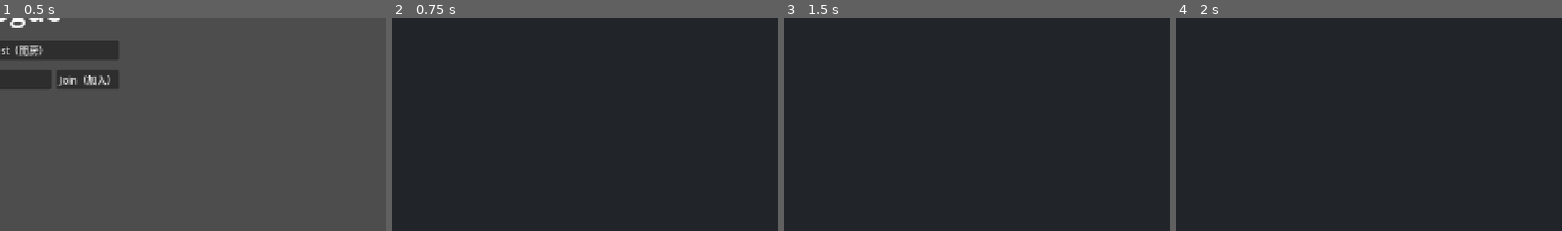
Above: before the commit, frames 1-4 (left to right).
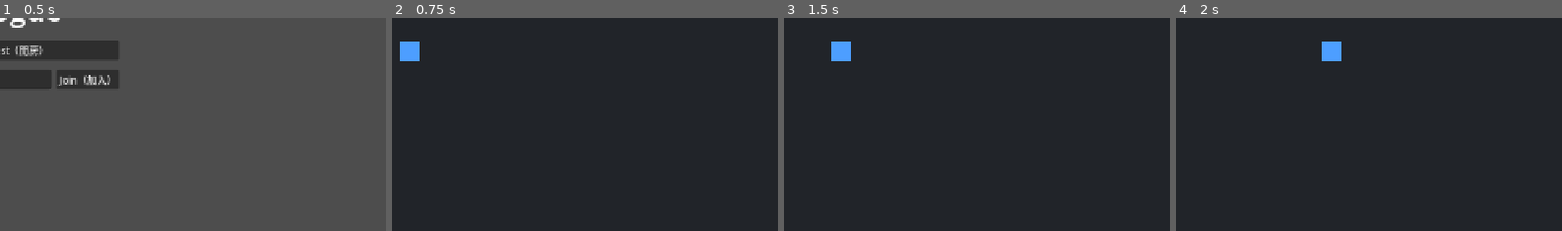
Above: after the commit, the same moments.

Repository: dijkstra1115/Rogue
Game: Godot game, scene res://main.tscn
Same seed, same stepped clock (60 frames per second), same inputs: the game is played once before the commit and once after it.
Inputs (mouse positions are % of the whole screen's width and height, from its top left):
- Up to frame 1 (0.5 s): no input
- Up to frame 2 (0.75 s): click "Host（開房）" at 0.5 s
- Up to frame 3 (1.5 s): tap Enter at 1.25 s; move the mouse to (73, 47) at 1.27 s; hold D (move_right, bound only after the commit) from 1.28 s (still down); hold E (interact, bound only after the commit) from 1.28 s (still down)
- Up to frame 4 (2 s): keep holding D (move_right, bound only after the commit); keep holding E (interact, bound only after the commit); click (73, 47) at 1.55 s
The pictures show only the part of the screen within x 49-99%, y 44-94%; the shares and areas given below are measured in that part.

Frame 1 is identical in both runs. In frame 2, 0.5% of the frame differs, in the area x 2-8%, y 11-21%; in frame 3, 0.5%; in frame 4, 0.5%.

Commit message:
M1 步驟 2：InputFrame 輸入抽象層與單機移動
- core/input_frame.gd：輸入快照 + dict 序列化（按鍵壓 bitmask）
- client/local_input.gd：唯一讀輸入裝置的地方
- sim/player_sim.gd：純函式移動模擬（伺服器與預測將共用）
- sim/game_world.gd：Dictionary[peer_id] 玩家管理、每 tick 消化輸入
- core/session.gd：static 啟動資訊（--server / --join）
- tests/test_player_sim.gd：序列化往返、速度、斜走、夾牆、確定性

Co-Authored-By: Claude Fable 5 <noreply@anthropic.com>

Diff:
--- /dev/null
+++ b/client/local_input.gd
@@ -0,0 +1,35 @@
+## 本地輸入來源：整個專案「唯一」允許讀鍵盤／滑鼠／手把的地方（核心原則 3）。
+##
+## 每 tick 呼叫一次 capture()，把當下的裝置狀態拍成一張 InputFrame。
+## 模擬層拿到的永遠是 InputFrame，不知道它來自哪裡。
+class_name LocalInput
+extends RefCounted
+
+## 右搖桿要推超過這個量才算在瞄準（否則用滑鼠方向）
+const AIM_STICK_DEADZONE := 0.3
+
+
+## world：用來取得滑鼠的世界座標；player_pos：算滑鼠瞄準方向的原點。
+static func capture(tick: int, world: Node2D, player_pos: Vector2) -> InputFrame:
+	var frame := InputFrame.new()
+	frame.tick = tick
+	frame.move = Input.get_vector("move_left", "move_right", "move_up", "move_down")
+
+	# 瞄準：右搖桿優先；沒推的話用「玩家 → 滑鼠」的方向
+	var stick := Vector2(
+		Input.get_joy_axis(0, JOY_AXIS_RIGHT_X),
+		Input.get_joy_axis(0, JOY_AXIS_RIGHT_Y)
+	)
+	if stick.length() > AIM_STICK_DEADZONE:
+		frame.aim = stick.normalized()
+	else:
+		var to_mouse := world.get_global_mouse_position() - player_pos
+		if to_mouse.length() > 1.0:
+			frame.aim = to_mouse.normalized()
+
+	frame.primary = Input.is_action_pressed("primary")
+	frame.secondary = Input.is_action_pressed("secondary")
+	frame.utility = Input.is_action_pressed("utility")
+	frame.special = Input.is_action_pressed("special")
+	frame.interact = Input.is_action_pressed("interact")
+	return frame
--- /dev/null
+++ b/core/input_frame.gd
@@ -0,0 +1,62 @@
+## 單一 tick 的玩家輸入快照——輸入抽象層（核心原則 3）。
+##
+## 角色的模擬函式只接受 InputFrame，對輸入來源一無所知。
+## 來源可以是：本地鍵盤／手把（LocalInput）、網路封包（步驟 3 起）、未來的 AI。
+##
+## 欄位刻意用通用名稱（primary/secondary/utility/special），不用 attack/dodge
+## 這種綁定特定動作的名字——三個職業的技能內容完全不同。
+class_name InputFrame
+extends RefCounted
+
+## 這份輸入屬於哪個 tick（時間單位一律是 tick 編號，不用秒數）
+var tick: int = 0
+
+## 移動方向，長度 0～1（搖桿可以推一半）
+var move: Vector2 = Vector2.ZERO
+
+## 瞄準方向（單位向量），M2 的攻擊會用到
+var aim: Vector2 = Vector2.RIGHT
+
+var primary: bool = false
+var secondary: bool = false
+var utility: bool = false
+var special: bool = false
+var interact: bool = false
+
+## 網路傳輸時，五個按鍵壓成一個 bitmask 整數，省頻寬
+const BIT_PRIMARY := 1
+const BIT_SECONDARY := 2
+const BIT_UTILITY := 4
+const BIT_SPECIAL := 8
+const BIT_INTERACT := 16
+
+
+## 序列化成 Dictionary（給 RPC 用）。key 刻意取短，減少封包大小。
+func to_dict() -> Dictionary:
+	var buttons: int = 0
+	if primary:
+		buttons |= BIT_PRIMARY
+	if secondary:
+		buttons |= BIT_SECONDARY
+	if utility:
+		buttons |= BIT_UTILITY
+	if special:
+		buttons |= BIT_SPECIAL
+	if interact:
+		buttons |= BIT_INTERACT
+	return {"t": tick, "m": move, "a": aim, "b": buttons}
+
+
+## 從 Dictionary 還原（收到 RPC 時用）。缺欄位時給安全預設值，不炸。
+static func from_dict(data: Dictionary) -> InputFrame:
+	var frame := InputFrame.new()
+	frame.tick = data.get("t", 0)
+	frame.move = data.get("m", Vector2.ZERO)
+	frame.aim = data.get("a", Vector2.RIGHT)
+	var buttons: int = data.get("b", 0)
+	frame.primary = buttons & BIT_PRIMARY != 0
+	frame.secondary = buttons & BIT_SECONDARY != 0
+	frame.utility = buttons & BIT_UTILITY != 0
+	frame.special = buttons & BIT_SPECIAL != 0
+	frame.interact = buttons & BIT_INTERACT != 0
+	return frame
--- /dev/null
+++ b/core/session.gd
@@ -0,0 +1,15 @@
+## 跨場景的啟動資訊（static var，整個程序存活期間有效）。
+##
+## main.gd 在啟動時寫入，之後任何場景（例如 arena 的 game_world）
+## 都從這裡查詢執行模式，不必重複解析命令列或 feature。
+##
+## 刻意用 static var 而不是 autoload：不依賴場景樹，
+## headless 測試（--script 模式）也能正常編譯與使用。
+class_name Session
+extends RefCounted
+
+## 是否為專用伺服器模式（匯出帶 dedicated_server feature，或命令列 --server）
+static var is_dedicated_server: bool = false
+
+## --join <ip> 啟動參數（空字串代表沒有指定）
+static var join_ip: String = ""
--- a/main.gd
+++ b/main.gd
@@ -17,8 +17,12 @@
 func _ready() -> void:
 	_parse_user_args()
 
+	# 把模式寫進 Session（static），讓之後的場景不必重複判斷
+	Session.is_dedicated_server = OS.has_feature("dedicated_server") or wants_server
+	Session.join_ip = join_ip
+
 	# 分岔：專用伺服器模式（headless，不顯示選單、不生成本地玩家）
-	if OS.has_feature("dedicated_server") or wants_server:
+	if Session.is_dedicated_server:
 		_start_dedicated_server()
 		return
 
--- a/project.godot
+++ b/project.godot
@@ -16,6 +16,67 @@
 window/stretch/mode="canvas_items"
 window/stretch/aspect="keep"
 
+[input]
+
+move_left={
+"deadzone": 0.2,
+"events": [Object(InputEventKey,"resource_local_to_scene":false,"resource_name":"","device":-1,"window_id":0,"alt_pressed":false,"shift_pressed":false,"ctrl_pressed":false,"meta_pressed":false,"pressed":false,"keycode":0,"physical_keycode":65,"key_label":0,"unicode":0,"location":0,"echo":false,"script":null)
+, Object(InputEventKey,"resource_local_to_scene":false,"resource_name":"","device":-1,"window_id":0,"alt_pressed":false,"shift_pressed":false,"ctrl_pressed":false,"meta_pressed":false,"pressed":false,"keycode":0,"physical_keycode":4194319,"key_label":0,"unicode":0,"location":0,"echo":false,"script":null)
+, Object(InputEventJoypadMotion,"resource_local_to_scene":false,"resource_name":"","device":-1,"axis":0,"axis_value":-1.0,"script":null)
+]
+}
+move_right={
+"deadzone": 0.2,
+"events": [Object(InputEventKey,"resource_local_to_scene":false,"resource_name":"","device":-1,"window_id":0,"alt_pressed":false,"shift_pressed":false,"ctrl_pressed":false,"meta_pressed":false,"pressed":false,"keycode":0,"physical_keycode":68,"key_label":0,"unicode":0,"location":0,"echo":false,"script":null)
+, Object(InputEventKey,"resource_local_to_scene":false,"resource_name":"","device":-1,"window_id":0,"alt_pressed":false,"shift_pressed":false,"ctrl_pressed":false,"meta_pressed":false,"pressed":false,"keycode":0,"physical_keycode":4194321,"key_label":0,"unicode":0,"location":0,"echo":false,"script":null)
+, Object(InputEventJoypadMotion,"resource_local_to_scene":false,"resource_name":"","device":-1,"axis":0,"axis_value":1.0,"script":null)
+]
+}
+move_up={
+"deadzone": 0.2,
+"events": [Object(InputEventKey,"resource_local_to_scene":false,"resource_name":"","device":-1,"window_id":0,"alt_pressed":false,"shift_pressed":false,"ctrl_pressed":false,"meta_pressed":false,"pressed":false,"keycode":0,"physical_keycode":87,"key_label":0,"unicode":0,"location":0,"echo":false,"script":null)
+, Object(InputEventKey,"resource_local_to_scene":false,"resource_name":"","device":-1,"window_id":0,"alt_pressed":false,"shift_pressed":false,"ctrl_pressed":false,"meta_pressed":false,"pressed":false,"keycode":0,"physical_keycode":4194320,"key_label":0,"unicode":0,"location":0,"echo":false,"script":null)
+, Object(InputEventJoypadMotion,"resource_local_to_scene":false,"resource_name":"","device":-1,"axis":1,"axis_value":-1.0,"script":null)
+]
+}
+move_down={
+"deadzone": 0.2,
+"events": [Object(InputEventKey,"resource_local_to_scene":false,"resource_name":"","device":-1,"window_id":0,"alt_pressed":false,"shift_pressed":false,"ctrl_pressed":false,"meta_pressed":false,"pressed":false,"keycode":0,"physical_keycode":83,"key_label":0,"unicode":0,"location":0,"echo":false,"script":null)
+, Object(InputEventKey,"resource_local_to_scene":false,"resource_name":"","device":-1,"window_id":0,"alt_pressed":false,"shift_pressed":false,"ctrl_pressed":false,"meta_pressed":false,"pressed":false,"keycode":0,"physical_keycode":4194322,"key_label":0,"unicode":0,"location":0,"echo":false,"script":null)
+, Object(InputEventJoypadMotion,"resource_local_to_scene":false,"resource_name":"","device":-1,"axis":1,"axis_value":1.0,"script":null)
+]
+}
+primary={
+"deadzone": 0.5,
+"events": [Object(InputEventMouseButton,"resource_local_to_scene":false,"resource_name":"","device":-1,"window_id":0,"alt_pressed":false,"shift_pressed":false,"ctrl_pressed":false,"meta_pressed":false,"button_mask":0,"position":Vector2(0, 0),"global_position":Vector2(0, 0),"factor":1.0,"button_index":1,"canceled":false,"pressed":false,"double_click":false,"script":null)
+, Object(InputEventJoypadButton,"resource_local_to_scene":false,"resource_name":"","device":-1,"button_index":2,"pressure":0.0,"pressed":false,"script":null)
+]
+}
+secondary={
+"deadzone": 0.5,
+"events": [Object(InputEventMouseButton,"resource_local_to_scene":false,"resource_name":"","device":-1,"window_id":0,"alt_pressed":false,"shift_pressed":false,"ctrl_pressed":false,"meta_pressed":false,"button_mask":0,"position":Vector2(0, 0),"global_position":Vector2(0, 0),"factor":1.0,"button_index":2,"canceled":false,"pressed":false,"double_click":false,"script":null)
+, Object(InputEventJoypadButton,"resource_local_to_scene":false,"resource_name":"","device":-1,"button_index":3,"pressure":0.0,"pressed":false,"script":null)
+]
+}
+utility={
+"deadzone": 0.5,
+"events": [Object(InputEventKey,"resource_local_to_scene":false,"resource_name":"","device":-1,"window_id":0,"alt_pressed":false,"shift_pressed":false,"ctrl_pressed":false,"meta_pressed":false,"pressed":false,"keycode":0,"physical_keycode":32,"key_label":0,"unicode":0,"location":0,"echo":false,"script":null)
+, Object(InputEventJoypadButton,"resource_local_to_scene":false,"resource_name":"","device":-1,"button_index":0,"pressure":0.0,"pressed":false,"script":null)
+]
+}
+special={
+"deadzone": 0.5,
+"events": [Object(InputEventKey,"resource_local_to_scene":false,"resource_name":"","device":-1,"window_id":0,"alt_pressed":false,"shift_pressed":false,"ctrl_pressed":false,"meta_pressed":false,"pressed":false,"keycode":0,"physical_keycode":81,"key_label":0,"unicode":0,"location":0,"echo":false,"script":null)
+, Object(InputEventJoypadButton,"resource_local_to_scene":false,"resource_name":"","device":-1,"button_index":1,"pressure":0.0,"pressed":false,"script":null)
+]
+}
+interact={
+"deadzone": 0.5,
+"events": [Object(InputEventKey,"resource_local_to_scene":false,"resource_name":"","device":-1,"window_id":0,"alt_pressed":false,"shift_pressed":false,"ctrl_pressed":false,"meta_pressed":false,"pressed":false,"keycode":0,"physical_keycode":69,"key_label":0,"unicode":0,"location":0,"echo":false,"script":null)
+, Object(InputEventJoypadButton,"resource_local_to_scene":false,"resource_name":"","device":-1,"button_index":10,"pressure":0.0,"pressed":false,"script":null)
+]
+}
+
 [physics]
 
 common/physics_ticks_per_second=60
--- /dev/null
+++ b/scenes/player.tscn
@@ -0,0 +1,10 @@
+[gd_scene format=3]
+
+[node name="Player" type="Node2D"]
+
+[node name="Body" type="ColorRect" parent="."]
+offset_left = -16.0
+offset_top = -16.0
+offset_right = 16.0
+offset_bottom = 16.0
+color = Color(0.3, 0.62, 1, 1)
--- a/sim/game_world.gd
+++ b/sim/game_world.gd
@@ -3,15 +3,40 @@
 ## 核心原則 1（固定 tick）的實作位置：
 ##   - 所有遊戲邏輯都在 _physics_process（60Hz）裡推進
 ##   - 時間單位一律用 tick 編號，絕不用秒數或 delta
-##   - _process 只做視覺呈現（插值、UI），不碰遊戲邏輯
+##   - _process 只做視覺呈現（UI、之後的插值），不碰遊戲邏輯
 ##
-## 之後的步驟會在這裡加入：玩家 Dictionary[peer_id]、輸入消化、狀態廣播。
+## 玩家一律放在以 peer_id 為 key 的 Dictionary（核心原則 4）。
+## 步驟 2 只有本機一位玩家（peer_id = 1）；步驟 3 起遠端玩家會加進同一個 Dictionary。
 extends Node2D
+
+const PLAYER_SCENE := preload("res://scenes/player.tscn")
+
+## ENet 慣例：伺服器（房主）的 peer_id 固定是 1
+const HOST_PEER_ID := 1
+
+## 可活動範圍（地板的矩形）。M4 做房間系統時改由房間提供。
+const ARENA_BOUNDS := Rect2(40, 40, 1200, 640)
+
+## 預設移動速度（像素/秒）。這是「初始值」，放進每位玩家的狀態裡，
+## M3 的 modifier 會動態改寫個別玩家的屬性，所以不能當常數用。
+const DEFAULT_MOVE_SPEED := 320.0
 
 ## 目前的 tick 編號。開場為 0，每個 physics frame +1。
 var current_tick: int = 0
 
+## peer_id -> 模擬狀態（pos、move_speed...）。模擬層只碰這個，不碰節點。
+var player_states: Dictionary = {}
+
+## peer_id -> 場景節點（表現層）。位置永遠是從模擬狀態抄過去的。
+var player_nodes: Dictionary = {}
+
 @onready var tick_label: Label = %TickLabel
+
+
+func _ready() -> void:
+	# 專用伺服器沒有本地玩家；一般客戶端生成自己（步驟 3 起改用真正的 peer_id）
+	if not Session.is_dedicated_server:
+		_spawn_player(HOST_PEER_ID)
 
 
 func _physics_process(_delta: float) -> void:
@@ -19,9 +44,32 @@
 	_simulate_tick(current_tick)
 
 
-## 每 tick 的模擬入口。步驟 2 起：消化 InputFrame、移動玩家。
-func _simulate_tick(_tick: int) -> void:
-	pass
+## 每 tick 的模擬入口。
+func _simulate_tick(tick: int) -> void:
+	# 本地玩家：拍一張 InputFrame，餵給模擬。
+	# 注意：模擬函式只認得 InputFrame，完全不知道輸入來自鍵盤還是網路。
+	if player_states.has(HOST_PEER_ID):
+		var state: Dictionary = player_states[HOST_PEER_ID]
+		var frame := LocalInput.capture(tick, self, state.pos)
+		state.pos = PlayerSim.simulate_movement(
+			state.pos, frame, state.move_speed, ARENA_BOUNDS
+		)
+
+	# 模擬結果 → 節點位置（步驟 5 起，遠端玩家會改成延遲插值）
+	for peer_id: int in player_states:
+		player_nodes[peer_id].position = player_states[peer_id].pos
+
+
+## 生成一位玩家：建立模擬狀態 + 場景節點，都以 peer_id 為 key。
+func _spawn_player(peer_id: int) -> void:
+	var node: Node2D = PLAYER_SCENE.instantiate()
+	node.position = ARENA_BOUNDS.get_center()
+	add_child(node)
+	player_states[peer_id] = {
+		"pos": node.position,
+		"move_speed": DEFAULT_MOVE_SPEED,
+	}
+	player_nodes[peer_id] = node
 
 
 ## 視覺更新（非邏輯）。之後會擴充成完整的除錯疊層（步驟 3）。
--- /dev/null
+++ b/sim/player_sim.gd
@@ -0,0 +1,30 @@
+## 玩家移動模擬——純函式，不碰節點、不讀輸入裝置、沒有副作用。
+##
+## 這份程式碼將被兩個地方共用（步驟 4 的關鍵前提）：
+##   1. 伺服器的權威模擬
+##   2. 客戶端的本地預測
+## 同樣的輸入必須永遠算出同樣的結果，否則和解永遠不會收斂。
+class_name PlayerSim
+extends RefCounted
+
+## 固定 tick 的時間長度（秒）。這是「速度 → 每 tick 位移」的換算係數，
+## 是寫死的常數，不是引擎給的 delta——模擬必須是確定性的（核心原則 1）。
+const TICK_DELTA := 1.0 / 60.0
+
+## 方塊的一半尺寸（player.tscn 是 32x32），夾牆時用
+const PLAYER_HALF_SIZE := 16.0
+
+
+## 算出一個 tick 之後的新位置。
+## move_speed 由呼叫端從玩家狀態傳入（像素/秒）——之後 M3 的 modifier
+## 會動態改寫玩家屬性，所以速度不能寫死在這裡。
+## bounds 是可活動範圍（M4 換房間時由房間提供）。
+static func simulate_movement(
+	pos: Vector2, frame: InputFrame, move_speed: float, bounds: Rect2
+) -> Vector2:
+	# limit_length(1.0)：防止鍵盤斜走比直走快（或惡意客戶端送超長向量）
+	var new_pos := pos + frame.move.limit_length(1.0) * move_speed * TICK_DELTA
+	# 夾在房間範圍內，扣掉方塊自己的半寬
+	var min_corner := bounds.position + Vector2.ONE * PLAYER_HALF_SIZE
+	var max_corner := bounds.end - Vector2.ONE * PLAYER_HALF_SIZE
+	return new_pos.clamp(min_corner, max_corner)
--- /dev/null
+++ b/tests/test_player_sim.gd
@@ -0,0 +1,113 @@
+## 步驟 2 的 headless 測試：InputFrame 序列化 + 移動模擬的正確性與確定性。
+##
+## 執行方式（在專案根目錄）：
+##   .\Godot_v4.7.2-stable_win64_console.exe --headless --path . --script res://tests/test_player_sim.gd
+extends SceneTree
+
+const BOUNDS := Rect2(40, 40, 1200, 640)
+const SPEED := 320.0
+
+var failed_count: int = 0
+
+
+func _init() -> void:
+	_test_input_frame_roundtrip()
+	_test_movement_speed()
+	_test_diagonal_not_faster()
+	_test_wall_clamp()
+	_test_determinism()
+
+	if failed_count == 0:
+		print("PASS: 玩家模擬測試全部通過")
+	else:
+		print("FAIL: %d 項檢查失敗" % failed_count)
+	quit(0 if failed_count == 0 else 1)
+
+
+## to_dict / from_dict 往返後每個欄位都要一致
+func _test_input_frame_roundtrip() -> void:
+	var original := InputFrame.new()
+	original.tick = 42
+	original.move = Vector2(0.5, -0.25)
+	original.aim = Vector2.DOWN
+	original.primary = true
+	original.interact = true
+	var restored := InputFrame.from_dict(original.to_dict())
+	_check(
+		restored.tick == 42
+			and restored.move == original.move
+			and restored.aim == original.aim
+			and restored.primary
+			and restored.interact
+			and not restored.secondary
+			and not restored.utility
+			and not restored.special,
+		"InputFrame 序列化往返一致"
+	)
+	# 空 Dictionary（壞封包）不炸，回安全預設值
+	var fallback := InputFrame.from_dict({})
+	_check(fallback.tick == 0 and fallback.move == Vector2.ZERO, "空 Dictionary 回安全預設值")
+
+
+## 全速向右跑 60 tick（一秒）應恰好前進 move_speed 像素
+func _test_movement_speed() -> void:
+	var frame := InputFrame.new()
+	frame.move = Vector2.RIGHT
+	var pos := Vector2(200.0, 200.0)
+	for i in 60:
+		pos = PlayerSim.simulate_movement(pos, frame, SPEED, BOUNDS)
+	_check(pos.distance_to(Vector2(200.0 + SPEED, 200.0)) < 0.01, "全速 60 tick 前進 move_speed 像素")
+
+
+## 斜向（1,1）要被正規化，60 tick 後總位移仍是 move_speed，不會 ×1.414
+func _test_diagonal_not_faster() -> void:
+	var frame := InputFrame.new()
+	frame.move = Vector2(1.0, 1.0)
+	var start := Vector2(200.0, 200.0)
+	var pos := start
+	for i in 60:
+		pos = PlayerSim.simulate_movement(pos, frame, SPEED, BOUNDS)
+	_check(absf(pos.distance_to(start) - SPEED) < 0.01, "斜走不比直走快")
+
+
+## 一直往左推，最後要停在牆邊（bounds 左緣 + 半個方塊），不會穿出去
+func _test_wall_clamp() -> void:
+	var frame := InputFrame.new()
+	frame.move = Vector2.LEFT
+	var pos := Vector2(200.0, 200.0)
+	for i in 600:
+		pos = PlayerSim.simulate_movement(pos, frame, SPEED, BOUNDS)
+	var expected_x := BOUNDS.position.x + PlayerSim.PLAYER_HALF_SIZE
+	_check(pos.x == expected_x and pos.y == 200.0, "夾牆：停在左緣 x=%.0f" % expected_x)
+
+
+## 同樣的輸入序列跑兩次，逐 tick 結果完全相同（預測/和解的前提）
+func _test_determinism() -> void:
+	var frames: Array[InputFrame] = []
+	for i in 120:
+		var f := InputFrame.new()
+		f.tick = i
+		# 用 tick 編號做出變化的（但可重現的）輸入
+		f.move = Vector2(sin(i * 0.1), cos(i * 0.13))
+		frames.append(f)
+
+	var run_a := _run_sim(frames)
+	var run_b := _run_sim(frames)
+	_check(run_a == run_b, "同輸入兩次模擬結果逐 tick 相同（確定性）")
+
+
+func _run_sim(frames: Array[InputFrame]) -> Array[Vector2]:
+	var pos := Vector2(600.0, 300.0)
+	var history: Array[Vector2] = []
+	for frame in frames:
+		pos = PlayerSim.simulate_movement(pos, frame, SPEED, BOUNDS)
+		history.append(pos)
+	return history
+
+
+func _check(ok: bool, what: String) -> void:
+	if ok:
+		print("  ok - %s" % what)
+	else:
+		print("  FAILED - %s" % what)
+		failed_count += 1
Not shown, added: client/local_input.gd.uid
Not shown, added: core/input_frame.gd.uid
Not shown, added: core/session.gd.uid
Not shown, added: main.gd.uid
Not shown, added: sim/game_world.gd.uid
Not shown, added: sim/player_sim.gd.uid
Not shown, added: tests/test_player_sim.gd.uid
Not shown, added: tests/test_project_setup.gd.uid
